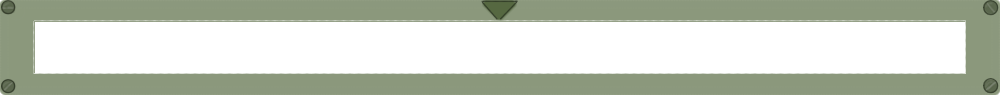
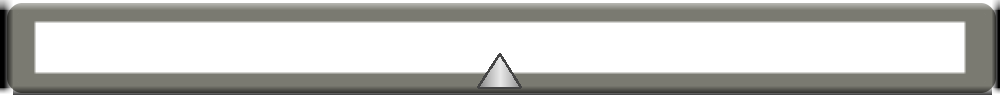
Layer changes from the first 1000 × 95 image to the second:
removed layer "Layer 5" over [0, 0, 1000, 95]
added layer "Layer 7" above "Layer 8" over [448, 0, 576, 95]
added layer "Layer 8" above "Layer 6" over [0, 0, 1000, 95]
painted on "Layer 4" over [0, 0, 1000, 95]
removed layer "Layer 2" over [0, 0, 1000, 95]
